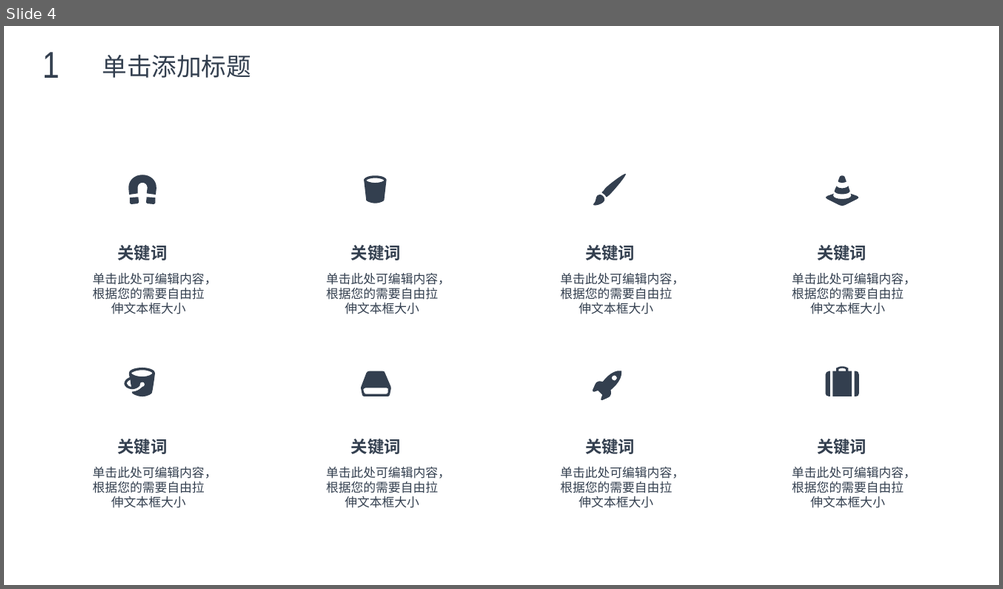
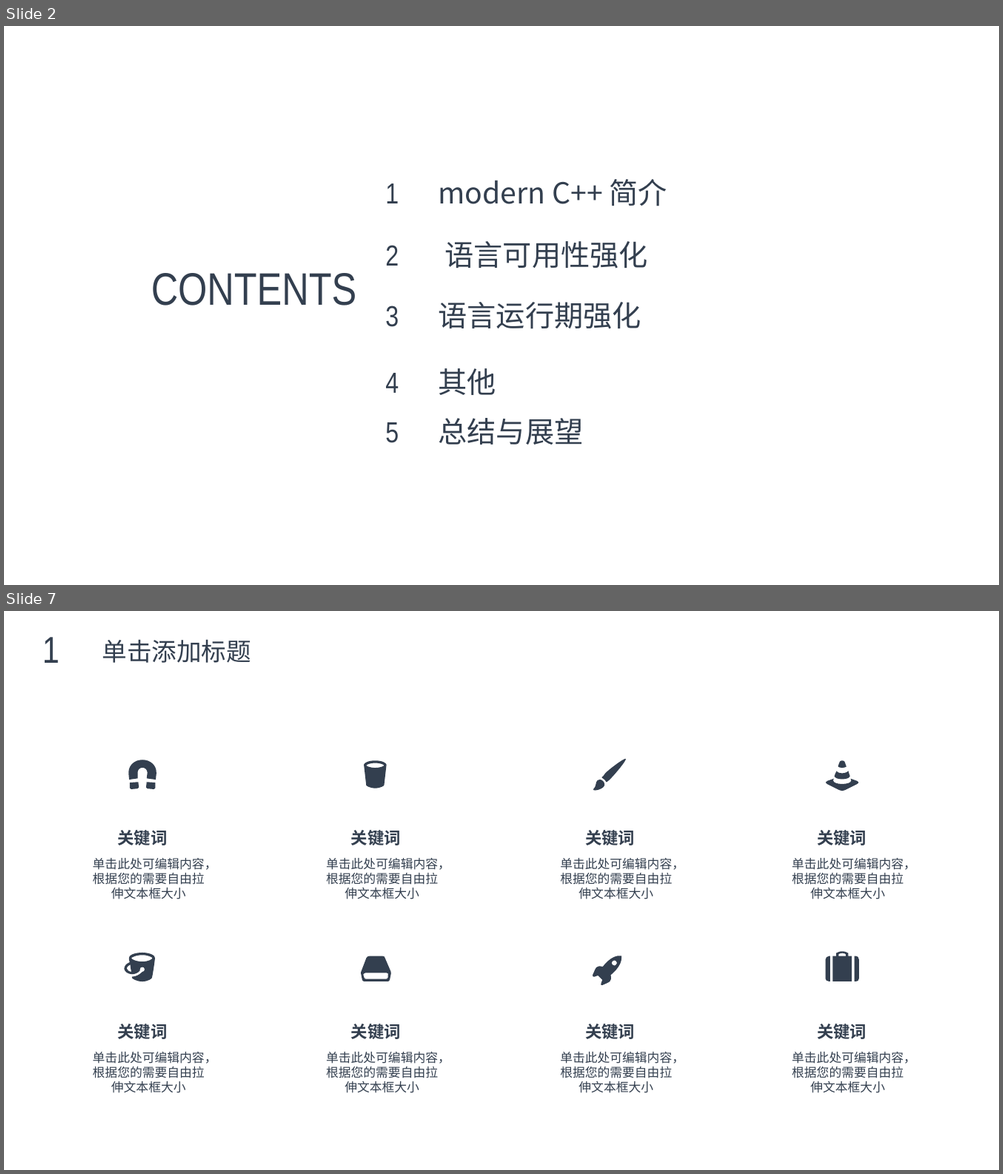
Before and after one commit to max4sharing/modern_cpp, a slide deck: C++11.pptx. Shown one above the other, each under a label of ours: slide 4 before the commit, slides 2 and 7 after it; the slides between them are not shown. The pictures are 1003x589 and 1003x1174 pixels, drawn with LibreOffice and Linux fonts; fonts in the diff are those of the drawing; background and template pictures are left out. Boxes give left, top, right and bottom in pixels: in the first picture for what was removed or moved away, otherwise in the second. Text is boxed around its words. In the diff, an @@ line names an element or a change of style, - is before the commit and + after.

```diff
--- a/C++11.pptx
+++ b/C++11.pptx
@@ slide 2 added at (4,26,999,585), background picture (left out) @@
@@ text added at (385,179,667,207), 28 pt, text #333F4F @@
+1 modern C++ 简介
@@ text added at (385,241,648,269), 28 pt, text #333F4F @@
+2 语言可用性强化
@@ text added at (151,273,357,306), 44 pt, text #333F4F @@
+CONTENTS
@@ text added at (385,302,641,329), 28 pt, text #333F4F @@
+3 语言运行期强化
@@ text added at (385,369,496,395), 28 pt, text #333F4F @@
+4 其他
@@ text added at (385,418,583,445), 28 pt, text #333F4F @@
+5 总结与展望
@@ what was slide 4 is now slide 7 @@
```
Also in this commit, not shown: 1 slide changed, 4 other slides added, 1 slide removed.
